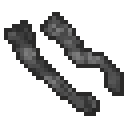
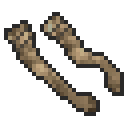
Two versions of the same layered image (128x128). Layer-by-layer changes:
hid group "Item_CamoStockings3" (5 layers) over box(8, 16, 120, 112)
hid "pattern" (1st of 3, in "Item_CamoStockings3") over box(8, 16, 120, 112)
showed group "Item_CamoStockings2" (8 layers) over box(8, 16, 120, 112)
painted on "shadow" (2nd of 3, in "Item_CamoStockings2") over box(12, 20, 68, 52)
